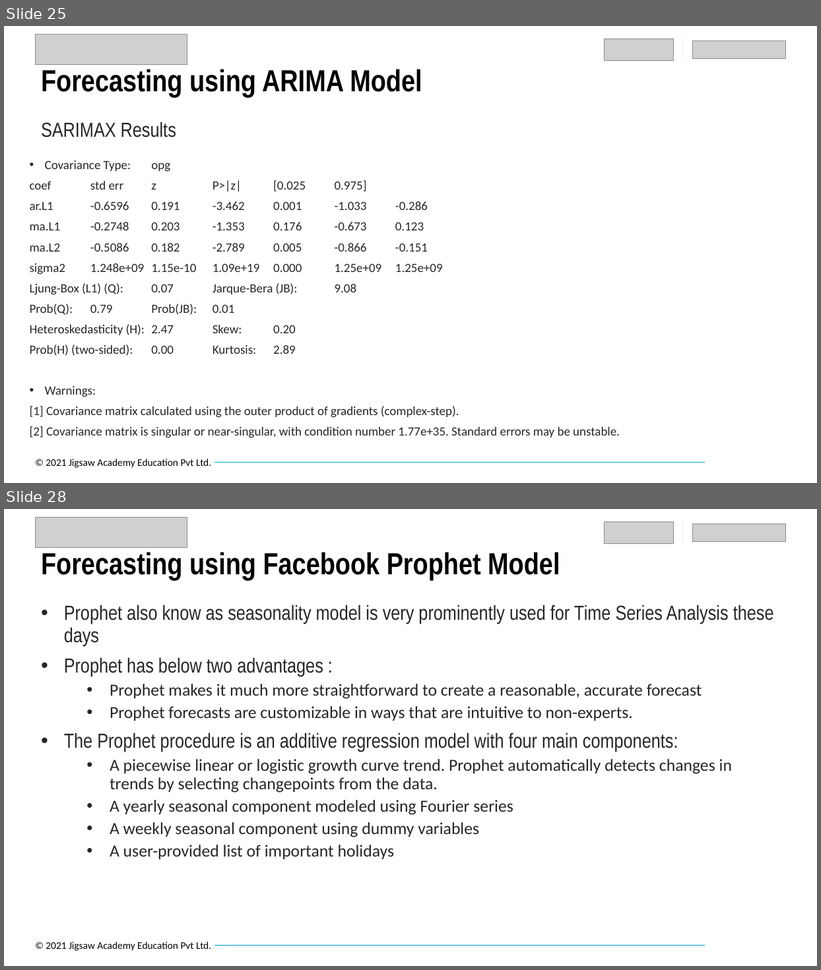
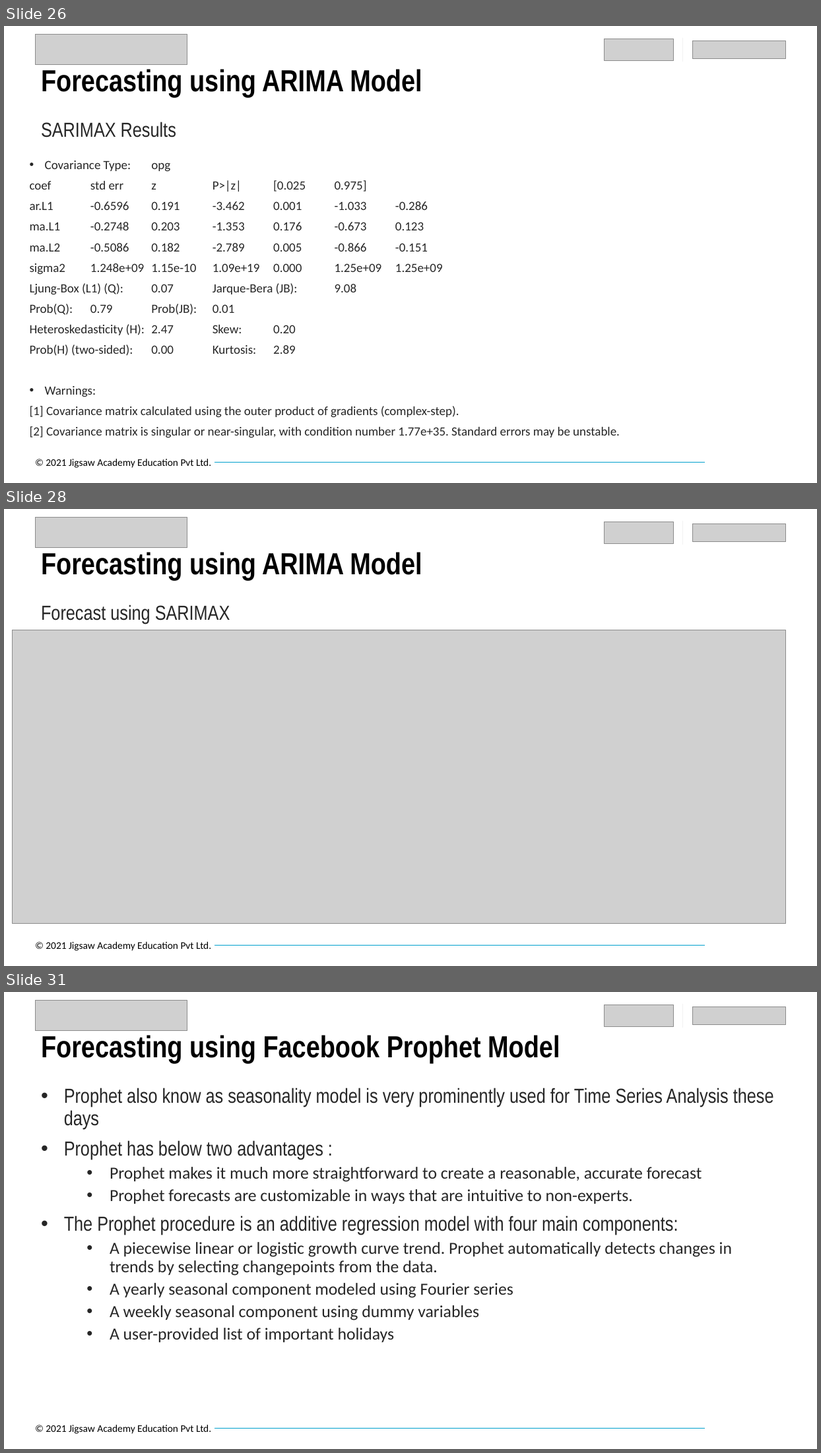
Before and after one commit to priyamgupta281/IPBA_BYOP, a slide deck: Final_PPT_Code/Retail_Revenue_Forecasting_Group_K.pptx. Shown one above the other, each under a label of ours: slides 25 and 28 before the commit, slides 26, 28 and 31 after it; the slides between them are not shown. The pictures are 821x970 and 821x1453 pixels, drawn with LibreOffice and Linux fonts; fonts in the diff are those of the drawing; grey boxes stand for pictures; background and template pictures are left out. Boxes give left, top, right and bottom in pixels: in the first picture for what was removed or moved away, otherwise in the second. Text is boxed around its words. In the diff, an @@ line names an element or a change of style, - is before the commit and + after.

```diff
--- a/Final_PPT_Code/Retail_Revenue_Forecasting_Group_K.pptx
+++ b/Final_PPT_Code/Retail_Revenue_Forecasting_Group_K.pptx
@@ slide 28 added at [4,509,817,966], background #FFFFFF; not listed: 2 template elements that a slide beside it also shows @@
@@ picture added at [35,518,187,548] @@
@@ picture added at [605,522,674,543] @@
@@ line added from (683, 521) to (683, 545), #F2F2F2 0.5 pt @@
@@ picture added at [693,524,787,542] @@
@@ title added at [41,552,422,580], 36 pt, text #000000, bold @@
+Forecasting using ARIMA Model
@@ text added at [41,605,230,625], 24 pt, text #262626 @@
+Forecast using SARIMAX
@@ picture added at [12,630,786,923] @@
@@ what was slide 25 is now slide 26 @@
@@ what was slide 28 is now slide 31 @@
```
Also in this commit, not shown: 4 slides changed, 2 other slides added.
